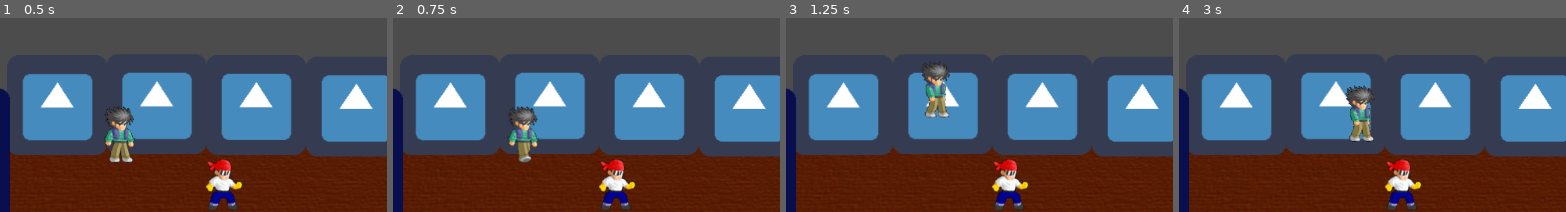
Above: before the commit, frames 1-4 (left to right).
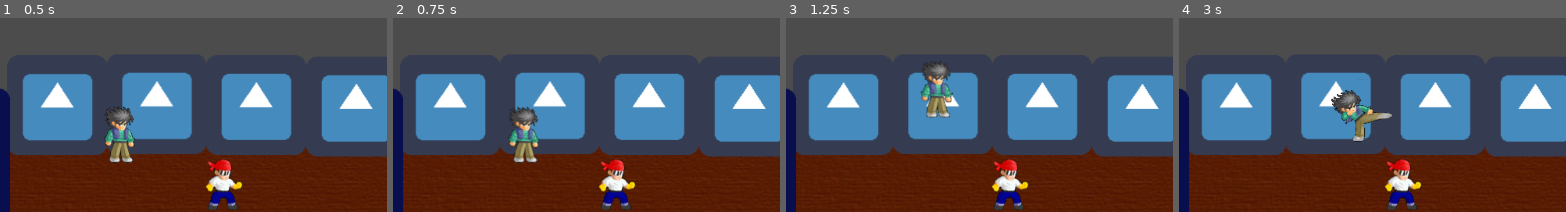
Above: after the commit, the same moments.

Repository: Anatolij-Grigorjev/Godot32dBeatemUpTest
Game: Godot game, scene res://stages/test/test_stage.tscn
The game is run twice, just before and just after one commit, with the same random seed, the same clock (stepped at 60 frames per second) and the same inputs. The project has no main scene, so this scene is started directly. The engine's default icon, where the game draws it, is replaced by a stand-in: a white triangle on a blue panel in a dark square.
Inputs:
- Up to frame 1 (0.5 s): no input
- Up to frame 2 (0.75 s): tap Enter at 0.5 s; hold D (move_right) from 0.53 s (still down); tap , (attack1) at 0.6 s
- Up to frame 3 (1.25 s): keep holding D (move_right); tap Space (jump) at 0.77, 0.8, 1.07 s
- Up to frame 4 (3 s): release D (move_right) at 1.28 s; hold S (move_down) 1.28-2.03 s; tap Space (jump) at 1.35, 1.52, 1.82, 2.3 s; tap , (attack1) at 1.55, 2.1 s; hold D (move_right) 2.03-2.78 s; hold W (move_up) from 2.78 s (still down); tap ' (attack2) at 2.85 s
The pictures show only the part of the screen within x 0-50%, y 30-79%; the shares and areas given below are measured in that part.

Frame 1 is identical in both runs. In frame 2, 0.7% of the frame differs, in the area x 29-38%, y 45-75%; in frame 3, 0.8%; in frame 4, 2.1%, in the area x 39-56%, y 34-64%.
Error before the commit: Parse Error: The method "hitbox_entered" isn't declared in the current class. (res://characters/hitbox_abstract_chain_move.gd:59)

Commit message:
start of redo hit detection as rect hitboxes

Diff:
--- a/game/characters/char_move.gd
+++ b/game/characters/char_move.gd
@@ -12,7 +12,7 @@
 
 var is_jumping = false
 var is_ascending = false
-var last_jump_y = 0
+var last_prejump_y = 0
 var current_jump_ascend_time = 0
 
 
@@ -34,7 +34,7 @@
 func finish_jump():
 	current_jump_ascend_time = 0
 	is_jumping = false
-	position.y = last_jump_y
+	position.y = last_prejump_y
 	F.swap_layer_bit(self, air_layer, ground_layer)
 
 
@@ -44,7 +44,7 @@
 	is_jumping = true
 	is_ascending = true
 	F.swap_layer_bit(self, ground_layer, air_layer)
-	last_jump_y = position.y
+	last_prejump_y = position.y
 
 func adjust_velocity_siding():
 	if (velocity.x < -siding_change_speed):
@@ -57,13 +57,13 @@
 	adjust_velocity_siding()
 	if (is_jumping):
 		#finish jump
-		if (position.y >= last_jump_y):
+		if (position.y >= last_prejump_y):
 			finish_jump()
 		else:
 			if (is_ascending):
 				current_jump_ascend_time -= delta
 				if (current_jump_ascend_time <= 0 or
-					last_jump_y - position.y >= peak_jump_height):
+					last_prejump_y - position.y >= peak_jump_height):
 					is_ascending = false
 			velocity.y += jump_strength if is_ascending else C.GRAVITY
 	else:
--- a/game/characters/dennis/chain_moves/chain_move_a1_1.gd
+++ b/game/characters/dennis/chain_moves/chain_move_a1_1.gd
@@ -4,12 +4,8 @@
 	anim = "attack1_1"
 	move_duration = 1.5
 	timer = $Timer
-	hitbox_node = $hitbox
 	before_hitbox_timer = $before_hitbox
 	during_hitbox_timer = $duration_hitbox
 	hitbox_active_from_sec = 0.3
 	hitbox_active_time_sec = 0.6
 	next_chain_a1 = $dennis_cmr_a1_2
-
-func hibox_entered(body):
-	print("Body % entered attack1_1" % body)
--- a/game/characters/dennis/chain_moves/chain_move_a1_1.tscn
+++ b/game/characters/dennis/chain_moves/chain_move_a1_1.tscn
@@ -1,15 +1,10 @@
-[gd_scene load_steps=5 format=2]
+[gd_scene load_steps=4 format=2]
 
 [ext_resource path="res://characters/dennis/chain_moves/chain_move_a1_1.gd" type="Script" id=1]
 [ext_resource path="res://characters/dennis/chain_moves/chain_move_a1_2.tscn" type="PackedScene" id=2]
 [ext_resource path="res://characters/dennis/dennis_0.png" type="Texture" id=3]
 
-[sub_resource type="RectangleShape2D" id=1]
-
-custom_solver_bias = 0.0
-extents = Vector2( 22.4271, 28.1534 )
-
-[node name="dennis_cmr_a1_1" type="Node2D"]
+[node name="dennis_cmr_a1_1" type="Node2D" index="0"]
 
 script = ExtResource( 1 )
 
@@ -31,36 +26,14 @@
 frame = 11
 _sections_unfolded = [ "Animation", "Offset" ]
 
-[node name="hitbox" type="Area2D" parent="." index="3"]
-
-editor/display_folded = true
-input_pickable = true
-gravity_vec = Vector2( 0, 0 )
-gravity = 0.0
-linear_damp = 0.0
-angular_damp = 0.0
-monitorable = false
-collision_layer = 0
-collision_mask = 24
-audio_bus_override = false
-audio_bus_name = "Master"
-_sections_unfolded = [ "Collision" ]
-
-[node name="shape" type="CollisionShape2D" parent="hitbox" index="0"]
-
-position = Vector2( 18.5589, 0.402023 )
-scale = Vector2( 1.22371, 1 )
-shape = SubResource( 1 )
-_sections_unfolded = [ "Transform" ]
-
-[node name="before_hitbox" type="Timer" parent="." index="4"]
+[node name="before_hitbox" type="Timer" parent="." index="3"]
 
 process_mode = 1
 wait_time = 1.0
 one_shot = false
 autostart = false
 
-[node name="duration_hitbox" type="Timer" parent="." index="5"]
+[node name="duration_hitbox" type="Timer" parent="." index="4"]
 
 process_mode = 1
 wait_time = 1.0
--- a/game/characters/dennis/chain_moves/chain_move_a1_2.gd
+++ b/game/characters/dennis/chain_moves/chain_move_a1_2.gd
@@ -4,11 +4,7 @@
 	anim = "attack1_2"
 	move_duration = 1.5
 	timer = $Timer
-	hitbox_node = $hitbox
 	before_hitbox_timer = $before_hitbox
 	during_hitbox_timer = $duration_hitbox
 	hitbox_active_from_sec = 0.3
 	hitbox_active_time_sec = 0.6
-
-func hibox_entered(body):
-	print("Body % entered attack1_2" % body)
--- a/game/characters/dennis/chain_moves/chain_move_a1_2.tscn
+++ b/game/characters/dennis/chain_moves/chain_move_a1_2.tscn
@@ -1,12 +1,7 @@
-[gd_scene load_steps=4 format=2]
+[gd_scene load_steps=3 format=2]
 
 [ext_resource path="res://characters/dennis/chain_moves/chain_move_a1_2.gd" type="Script" id=1]
 [ext_resource path="res://characters/dennis/dennis_0.png" type="Texture" id=2]
-
-[sub_resource type="RectangleShape2D" id=1]
-
-custom_solver_bias = 0.0
-extents = Vector2( 31.5171, 29.1143 )
 
 [node name="dennis_cmr_a1_2" type="Node2D"]
 
@@ -28,34 +23,14 @@
 frame = 15
 _sections_unfolded = [ "Animation", "Region" ]
 
-[node name="hitbox" type="Area2D" parent="." index="2"]
-
-editor/display_folded = true
-input_pickable = true
-gravity_vec = Vector2( 0, 0 )
-gravity = 98.0
-linear_damp = 0.0
-angular_damp = 0.0
-monitorable = false
-collision_layer = 0
-collision_mask = 24
-audio_bus_override = false
-audio_bus_name = "Master"
-_sections_unfolded = [ "Audio Bus", "Collision" ]
-
-[node name="shape" type="CollisionShape2D" parent="hitbox" index="0"]
-
-position = Vector2( 21.8703, 4.77628 )
-shape = SubResource( 1 )
-
-[node name="before_hitbox" type="Timer" parent="." index="3"]
+[node name="before_hitbox" type="Timer" parent="." index="2"]
 
 process_mode = 1
 wait_time = 1.0
 one_shot = false
 autostart = false
 
-[node name="duration_hitbox" type="Timer" parent="." index="4"]
+[node name="duration_hitbox" type="Timer" parent="." index="3"]
 
 process_mode = 1
 wait_time = 1.0
--- a/game/characters/hitbox_abstract_chain_move.gd
+++ b/game/characters/hitbox_abstract_chain_move.gd
@@ -1,7 +1,9 @@
 extends "abstract_chain_move.gd"
 
 
-var hitbox_node
+var hitbox_rect_size = Vector2()
+var hitbox_rect_offset = Vector2()
+var z_radius = 0
 var hitbox_enabled = false
 
 #timer boundaries
@@ -31,8 +33,6 @@
 		during_hitbox_timer.stop()
 		during_hitbox_timer.connect("timeout", self, "deactivate_hitbox")
 
-	hitbox_node.connect("body_entered", self, "_hitbox_entered")
-
 
 #overrid this for vars setting
 func init_vars_and_hb_time():
@@ -54,10 +54,30 @@
 	if (during_hitbox_timer != null):
 		during_hitbox_timer.stop()
 
-func _hitbox_entered(body):
-	if (char_root.is_attacking and hitbox_enabled):
-		hitbox_entered(body)
 
+func _progress(delta):
+	var char_z
+	if (hitbox_enabled and char_root.is_attacking):
+		var onscreen_enemies = get_tree().get_nodes_in_group(C.ONSCREEN_ENEMIES_GROUP)
+		if (not onscreen_enemies.empty()):
+			char_z = F.char_actual_Z(char_root)
+		for enemy in onscreen_enemies:
+			#skip enemies that cant be hit (due to receiving hit, dying, etc)
+			if (not enemy.can_be_hit()):
+				continue
+			var enemy_z = F.char_actual_Z(enemy)
 
-func hibox_entered(body):
+			if (F.val_in_target_radius(char_z, enemy_z, z_radius)):
+				#check hit
+				var actual_hit_rect = Rect2(
+					self.global_position + hitbox_rect_offset,
+					hitbox_rect_size
+				)
+				if (actual_hit_rect.has_point(enemy.global_position)):
+					perform_enemy_hit(enemy)
+
+	#do move input checks for future moves
+	._progress(delta)
+
+func perform_enemy_hit(enemy_node):
 	pass
--- a/game/globals/global_constants.gd
+++ b/game/globals/global_constants.gd
@@ -4,6 +4,7 @@
 const Z_COEF = sin(deg2rad(45))
 const GRAVITY = 98.5
 const PLAYER_GROUP = "player_chars"
+const ONSCREEN_ENEMIES_GROUP = "onscreen_enemies"
 
 ## LAYERS
 const LAYERS_HERO_GROUND = 0
--- a/game/globals/global_functions.gd
+++ b/game/globals/global_functions.gd
@@ -1,10 +1,32 @@
 extends Node
 
+#approximate
 func y2z(y):
-	return y * C.Z_COEF
+	return round(y * C.Z_COEF)
 
+#approximate
 func z2y(z):
-	return z / C.Z_COEF
+	return round(z / C.Z_COEF)
+
+func val_in_target_radius(val, target, radius):
+	#check if value is in radius of target with a short circuit if equal
+	return (
+		val == target or
+		(target - radius <= val and val <= target + radius)
+	)
+
+#get character position z coordinate, respecting jump
+#z depends on air/ground and coefficient
+func char_actual_Z(char_node):
+	var char_position = char_node.position
+	#take current y if character is on the ground
+	#if they jump y depends on where they jumped from
+	var z = y2z(
+		char_position.y if not char_node.is_jumping
+		else char_node.last_prejump_y
+	)
+	return z
+
 
 func swap_layer_bit(node, from_layer, to_layer):
 	var temp_layer_bit = node.get_collision_layer_bit(from_layer)
--- a/game/stages/test/test_stage.tscn
+++ b/game/stages/test/test_stage.tscn
@@ -7,7 +7,7 @@
 [ext_resource path="res://stages/test/test_vert_path_block.tscn" type="PackedScene" id=5]
 [ext_resource path="res://characters/bandit/bandit.tscn" type="PackedScene" id=6]
 
-[node name="root" type="Node2D" index="0"]
+[node name="root" type="Node2D"]
 
 position = Vector2( 10.0037, 272.902 )
 
